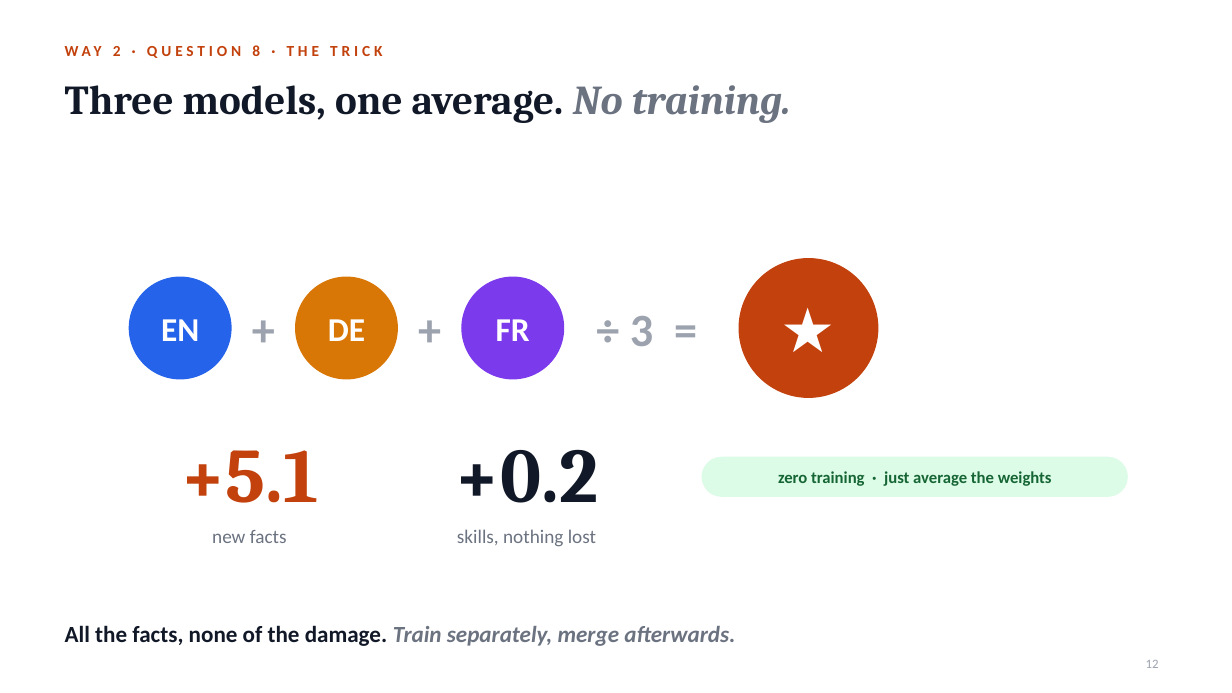
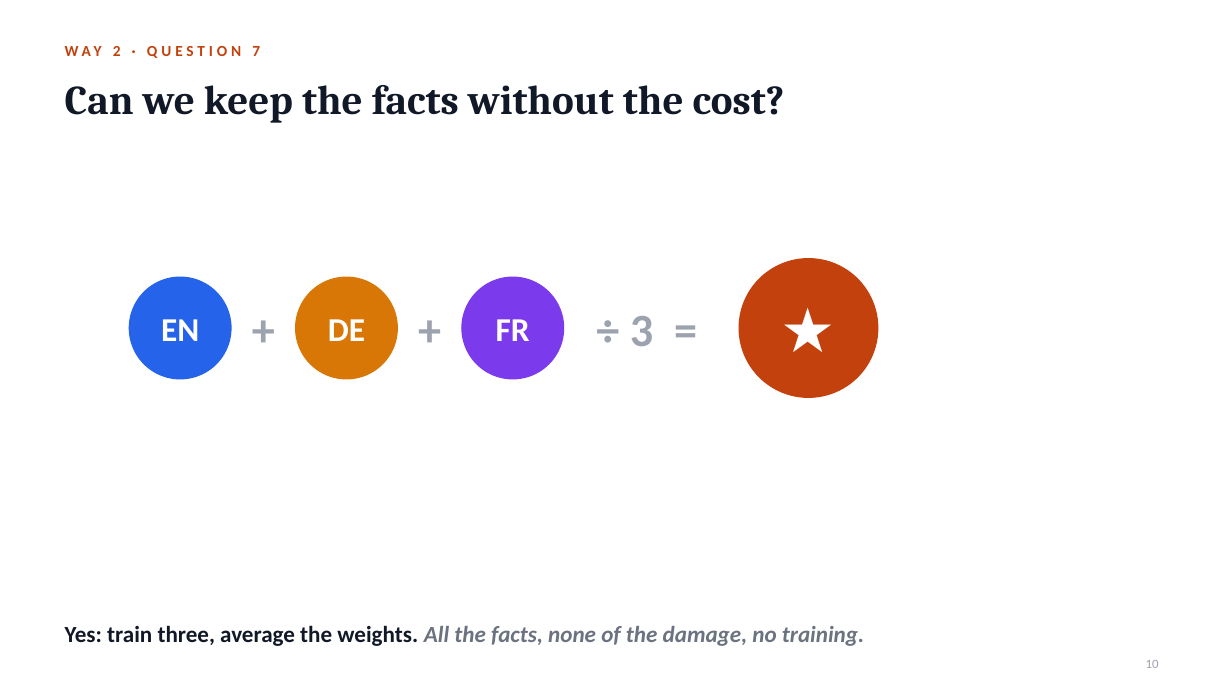
Before and after one commit to notagit3650/Claude_expo_repo_36501, a slide deck: slide 10 of slides/Retrain_or_teach.pptx (slide 12 before the commit). Drawn at 1232x693 pixels with LibreOffice and Linux fonts; fonts in the diff are those of the drawing. Boxes give left, top, right and bottom in pixels: in the first picture for what was removed or moved away, otherwise in the second. Text is boxed around its words. In the diff, an @@ line names an element or a change of style, - is before the commit and + after.

```diff
--- a/slides/Retrain_or_teach.pptx
+++ b/slides/Retrain_or_teach.pptx
@@ text at bbox=[65, 46, 260, 56]: text changed @@
-WAY 2 · QUESTION 8 · THE TRICK
+WAY 2 · QUESTION 7
@@ title at bbox=[65, 85, 785, 123]: text changed @@
-Three models, one average. No training.
+Can we keep the facts without the cost?
@@ text removed at bbox=[455, 449, 598, 503] @@
-+0.2
@@ text removed at bbox=[180, 450, 319, 503] @@
-+5.1
@@ rounded rectangle removed at bbox=[702, 457, 1128, 496] @@
@@ text removed at bbox=[778, 471, 1052, 486] @@
-zero training · just average the weights
@@ text removed at bbox=[212, 530, 287, 543] @@
-new facts
@@ text removed at bbox=[457, 529, 596, 547] @@
-skills, nothing lost
@@ text at bbox=[65, 625, 864, 646]: text changed @@
-All the facts, none of the damage. Train separately, merge afterwards.
+Yes: train three, average the weights. All the facts, none of the damage, no training.
@@ page number at bbox=[1146, 660, 1159, 668]: text changed @@
-12
+10
```
Also in this commit, not shown: 7 other slides changed, 2 slides removed, 2 other files.
